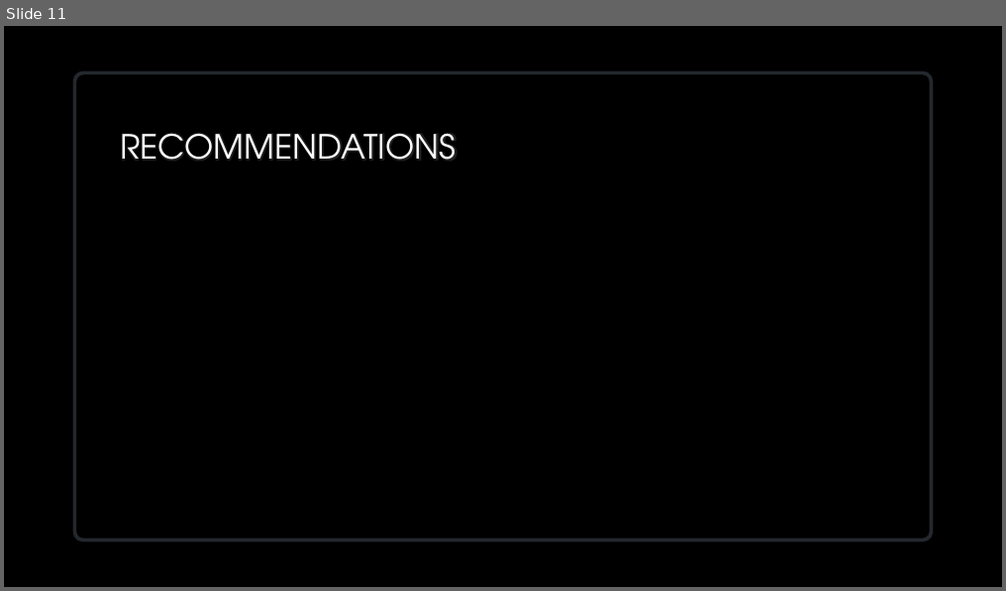
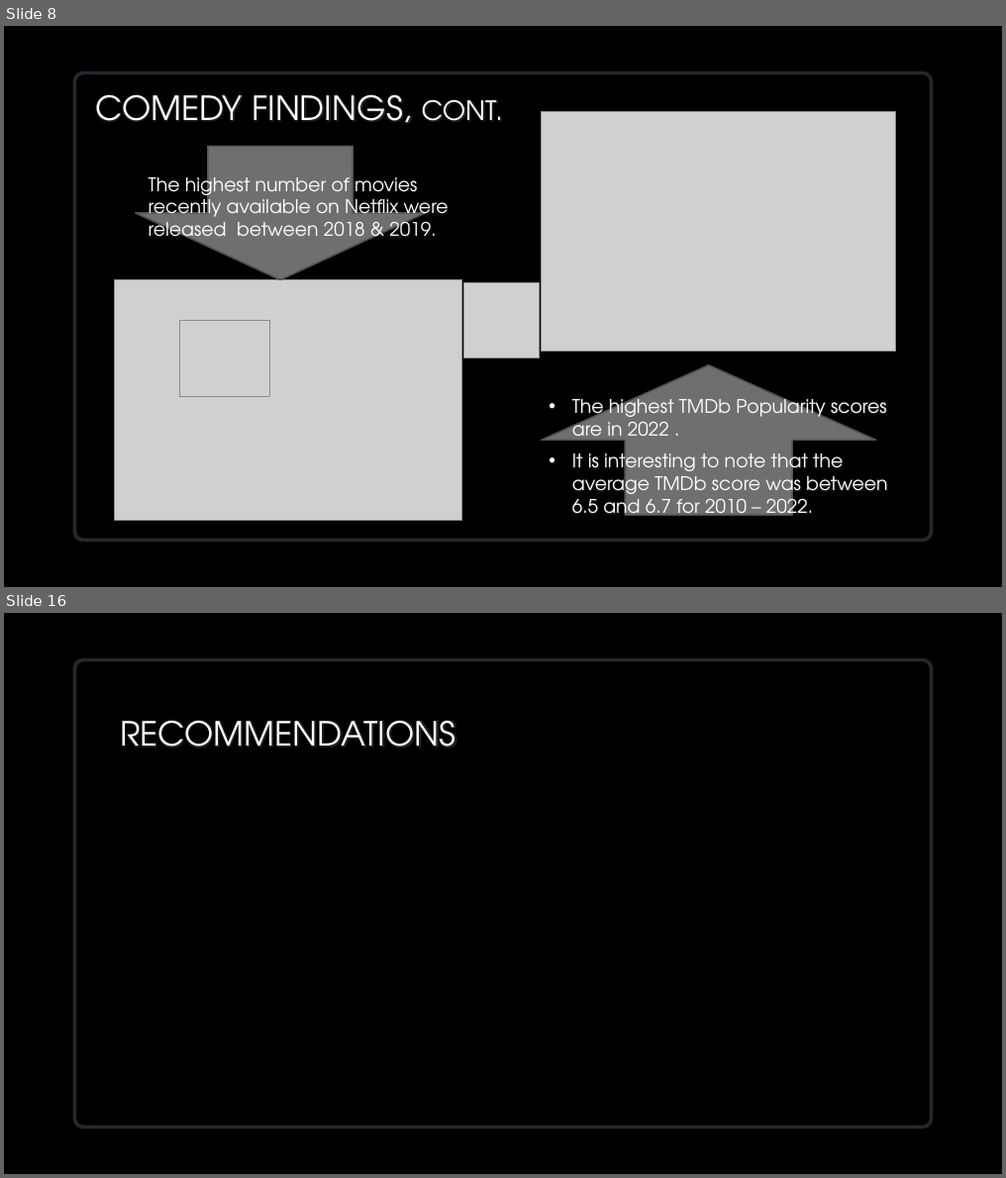
Before and after one commit to VedranaGATech/Project_1_Neflix_and_Chill, a slide deck: Group 1 Presentation 1.pptx. Shown one above the other, each under a label of ours: slide 11 before the commit, slides 8 and 16 after it; the slides between them are not shown. The pictures are 1006x591 and 1006x1178 pixels, drawn with LibreOffice and Linux fonts; fonts in the diff are those of the drawing; grey boxes stand for pictures; background and template pictures are left out. Boxes give left, top, right and bottom in pixels: in the first picture for what was removed or moved away, otherwise in the second. Text is boxed around its words. In the diff, an @@ line names an element or a change of style, - is before the commit and + after.

```diff
--- a/Group 1 Presentation 1.pptx
+++ b/Group 1 Presentation 1.pptx
@@ slide 8 added at box(4, 26, 1002, 587), background picture (left out) @@
@@ rounded rectangle added at box(74, 74, 931, 541), fill #000000, outline #282E35 3.5 pt @@
@@ title added at box(96, 94, 503, 123), 32 pt, text gradient #FFFFFF to #A6A6A6 @@
+COMEDY FINDINGS, cont.
@@ picture added at box(542, 112, 896, 352) @@
@@ down arrow added at box(136, 147, 426, 280), fill #6F6F6F, outline #525252 1.5 pt @@
@@ text added at box(149, 172, 449, 244), 18 pt, text gradient #FFFFFF to #BFBFBF @@
+The highest number of movies recently available on Netflix were released between 2018 & 2019.
@@ picture added at box(114, 279, 462, 520) @@
@@ picture added at box(464, 283, 540, 359) @@
@@ picture added at box(180, 321, 269, 397) @@
@@ up arrow added at box(542, 366, 876, 515), fill #6F6F6F, outline #525252 1.5 pt @@
@@ text added at box(572, 394, 888, 521), 18 pt, text gradient #FFFFFF to #BFBFBF @@
+• The highest TMDb Popularity scores are in 2022 .
+• It is interesting to note that the average TMDb score was between 6.5 and 6.7 for 2010 – 2022.
@@ what was slide 11 is now slide 16 @@
```
Also in this commit, not shown: 6 slides changed, 8 other slides added, 4 slides removed, 4 other files.
